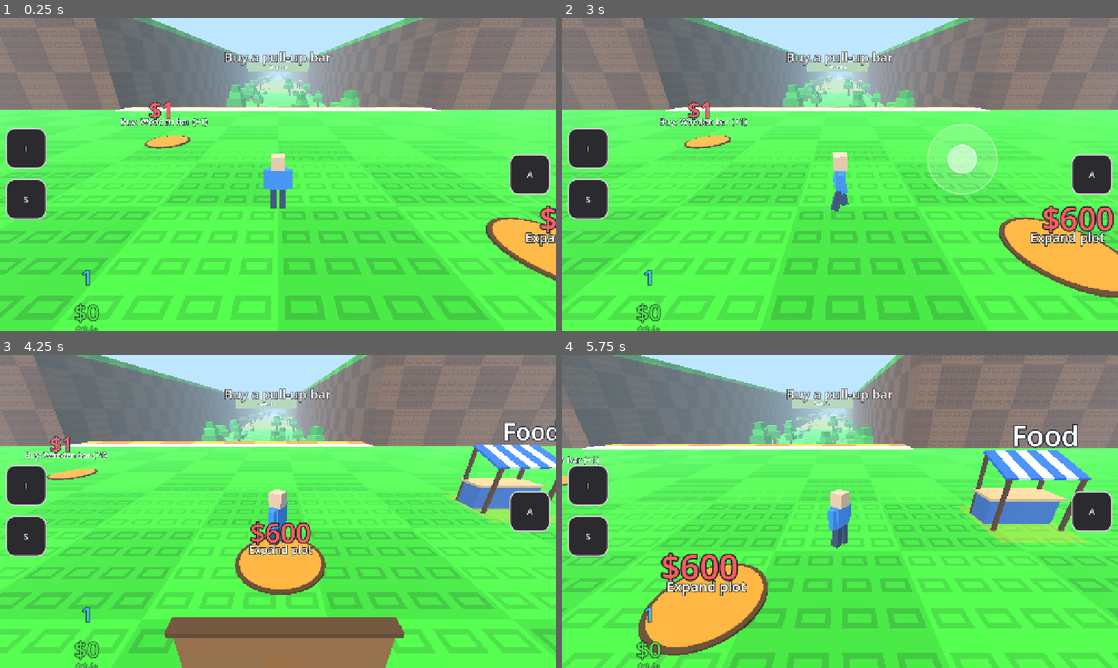
Above: before the commit, frames 1-4 (two rows, left to right).
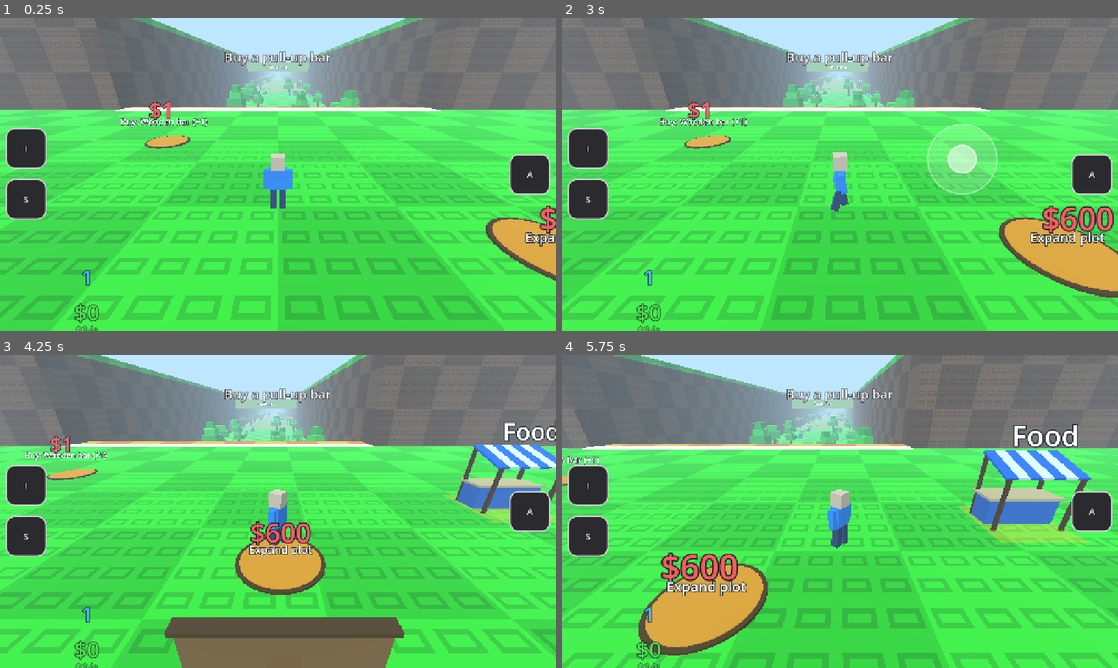
Above: after the commit, the same moments.

Repository: morrowelias9-create/feed-the-animals
Game: Godot game, scene res://scenes/main.tscn
Same seed, same stepped clock (60 frames per second), same inputs: the game is played once before the commit and once after it.
Inputs (mouse positions are in pixels of both pictures, inside the frame that each line leads up to):
- Up to frame 1 (0.25 s): no input
- Up to frame 2 (3 s): click "I" at 0.5 s; click "S" at 1.25 s; click "A" at 2 s; tap Enter at 2.75 s; move the mouse to (962, 158) at 2.77 s; hold D (move_right) from 2.78 s (still down); tap Space (action_main) at 2.85 s; click (962, 158) at 2.92 s
- Up to frame 3 (4.25 s): release D (move_right) at 3.5 s; drag from (166, 527) to (250, 574) at 3.52 s
- Up to frame 4 (5.75 s): move the mouse to (895, 442) at 4.27 s; hold D (move_right) 4.28-5 s; tap Space (action_main) at 4.35 s; drag from (812, 574) to (673, 464) at 5.02 s

The runs differ from the first frame. In frame 1, 1.6% of the frame differs, in the area x 26-100%, y 19-83%; in frame 2, 3.0%; in frame 3, 8.8%, in the area x 8-100%, y 19-100%; in frame 4, 4.8%.

Commit message:
T17: смена вида зон

Diff:
--- a/scenes/main.gd
+++ b/scenes/main.gd
@@ -5,6 +5,7 @@
 var _world: Node3D
 var _player: Player
 var _camera_rig: CameraRig
+var _zone_look: ZoneLook
 var _router: InputRouter
 var _hud: Hud
 var _throw_controller: ThrowController
@@ -59,6 +60,12 @@
 	_player.camera_rig = _camera_rig
 	_camera_rig.set_follow_target(_player)
 	_camera_rig.snap_to_target()
+	# Смена неба, тумана и света по зоне под камерой (T17).
+	_zone_look = ZoneLook.new()
+	_zone_look.name = "ZoneLook"
+	_zone_look.camera_rig = _camera_rig
+	_zone_look.world_builder = _world_builder
+	world.add_child(_zone_look)
 	_build_input()
 
 
--- a/scripts/world/world_builder.gd
+++ b/scripts/world/world_builder.gd
@@ -11,6 +11,8 @@
 var _mats: Dictionary = {}
 var _textures: Dictionary = {}
 var _env: Environment
+var _sun: DirectionalLight3D
+var _looks: Array[Dictionary] = []      # зона -> небо, туман и свет (Color), без разбора строк в кадре
 var _arch_labels: Dictionary = {}       # зона -> Label3D
 var _geo: Node3D
 var scenery: SceneryBuilder             # декор биомов, хранится для тестов и отладки
@@ -36,18 +38,41 @@
 		loc.connect("language_changed", cb)
 
 
-## Небо и туман между зонами: t от 0 (зона from_zone) до 1 (зона to_zone).
+## Небо, туман и цвет света между зонами: t от 0 (зона from_zone) до 1 (зона to_zone).
 func set_look(from_zone: int, to_zone: int, t: float) -> void:
 	if _env == null:
 		return
-	var a: Dictionary = ZoneData.ZONES[clampi(from_zone, 0, ZoneData.count() - 1)]
-	var b: Dictionary = ZoneData.ZONES[clampi(to_zone, 0, ZoneData.count() - 1)]
+	var a: Dictionary = _look_of(from_zone)
+	var b: Dictionary = _look_of(to_zone)
 	var k: float = clampf(t, 0.0, 1.0)
-	var sky: Color = Color.html(String(a["sky"])).lerp(Color.html(String(b["sky"])), k)
-	var fog: Color = Color.html(String(a["fog"])).lerp(Color.html(String(b["fog"])), k)
+	var a_sky: Color = a["sky"]
+	var b_sky: Color = b["sky"]
+	var a_fog: Color = a["fog"]
+	var b_fog: Color = b["fog"]
+	var a_light: Color = a["light"]
+	var b_light: Color = b["light"]
+	var sky: Color = a_sky.lerp(b_sky, k)
+	var fog: Color = a_fog.lerp(b_fog, k)
+	var light: Color = a_light.lerp(b_light, k)
 	_env.background_color = sky
 	_env.fog_light_color = fog
-	_env.ambient_light_color = sky.lerp(Color.WHITE, 0.6)
+	_env.ambient_light_color = light
+	if _sun != null:
+		_sun.light_color = light
+
+
+# Цвета вида зоны: строки "#RRGGBB" разбираются один раз, затем берутся из кэша.
+func _look_of(zone: int) -> Dictionary:
+	var idx: int = clampi(zone, 0, ZoneData.count() - 1)
+	while _looks.size() <= idx:
+		var data: Dictionary = ZoneData.ZONES[_looks.size()]
+		var sky: Color = Color.html(String(data["sky"]))
+		_looks.append({
+			"sky": sky,
+			"fog": Color.html(String(data["fog"])),
+			"light": sky.lerp(Color.WHITE, 0.6),
+		})
+	return _looks[idx]
 
 
 # ---------- Части мира ----------
@@ -79,9 +104,14 @@
 		if i + 1 < ZoneData.count():
 			z1 = WorldLayout.floor_start_z(i + 1)
 		var length: float = absf(z1 - z0)
-		var tint: Color = Color.html(String(ZoneData.ZONES[i]["ground"]))
+		var data: Dictionary = ZoneData.ZONES[i]
+		var tint: Color = Color.html(String(data["ground"]))
+		# Океан (T17): бирюзовая «вода» простым материалом, без клетчатой земли.
+		var mat: Material = _tex_mat("ground", tint)
+		if String(data["id"]) == "ocean":
+			mat = _flat_mat(String(data["ground"]))
 		_plane(parent, Vector2(w, length), Vector3(0.0, -WorldLayout.DROP_H, (z0 + z1) / 2.0),
-			_tex_mat("ground", tint), "Corridor%d" % i)
+			mat, "Corridor%d" % i)
 
 
 func _build_walls(parent: Node3D) -> void:
@@ -217,6 +247,7 @@
 	sun.light_energy = 1.1
 	sun.rotation_degrees = Vector3(-55.0, -30.0, 0.0)
 	parent.add_child(sun)
+	_sun = sun
 
 	_env = Environment.new()
 	_env.background_mode = Environment.BG_COLOR
--- /dev/null
+++ b/scripts/world/zone_look.gd
@@ -0,0 +1,41 @@
+class_name ZoneLook
+extends Node
+## Вид зоны под камерой (шаг T17, справочник R1 «Коридор и биомы»).
+## Пока камера летит за едой или работает в REVEAL, зона берётся по z камеры:
+## небо, туман и цвет света переходят к ней за BLEND_S секунд. На дворе камера выше z = 0,
+## поэтому там всегда зона 0, и возврат камеры сам возвращает вид Леса.
+
+const BLEND_S: float = 0.6
+
+var camera_rig: CameraRig
+var world_builder: WorldBuilder
+
+var _look: float = 0.0          # текущая доля вида: 0.0 это зона 0, 1.5 это середина зон 1-2
+var _from: float = 0.0          # откуда начался текущий переход
+var _target: int = 0
+var _t: float = BLEND_S
+var _total: float = BLEND_S
+
+
+func _process(delta: float) -> void:
+	if camera_rig == null or camera_rig.camera == null or world_builder == null:
+		return
+	# Коридор уходит в -Z, ZoneData считает дальность вперёд, поэтому знак меняется.
+	var zone: int = ZoneData.zone_at(-camera_rig.camera.global_position.z)
+	if zone != _target:
+		_target = zone
+		_from = _look
+		_t = 0.0
+		_total = BLEND_S
+	if _t < _total:
+		_t = minf(_t + delta, _total)
+		var k: float = smoothstep(0.0, 1.0, _t / _total)
+		_look = lerpf(_from, float(_target), k)
+		_apply()
+
+
+# Между соседними зонами передаём долю, на самой зоне — её цвета целиком.
+func _apply() -> void:
+	var from_zone: int = clampi(floori(_look), 0, ZoneData.count() - 1)
+	var to_zone: int = clampi(ceili(_look), 0, ZoneData.count() - 1)
+	world_builder.set_look(from_zone, to_zone, _look - float(from_zone))
--- a/tests/run_tests.gd
+++ b/tests/run_tests.gd
@@ -62,6 +62,8 @@
 	_test_bars()
 	print("== T16: расширение участка")
 	_test_slot_expansion()
+	print("== T17: смена вида зон")
+	_test_zone_look()
 
 	_restore_save(backup)
 	print("")
@@ -753,3 +755,32 @@
 		and _game.total_slots() == WorldLayout.SLOT_COUNT and _game.slots_level() == 6)
 	_check("на максимуме buy_slots возвращает false и не списывает деньги",
 		not _game.buy_slots() and _game.slots_level() == 6)
+
+
+# ---------- T17 ----------
+
+func _test_zone_look() -> void:
+	var world: Node3D = Node3D.new()
+	var wb: WorldBuilder = WorldBuilder.new()
+	wb.build(world)
+	var we: WorldEnvironment = world.get_node_or_null("WorldEnvironment") as WorldEnvironment
+	_check("T17: в мире есть WorldEnvironment с окружением", we != null and we.environment != null)
+	if we != null and we.environment != null:
+		var forest_sky: Color = Color.html(String(ZoneData.ZONES[0]["sky"]))
+		var savanna_sky: Color = Color.html(String(ZoneData.ZONES[1]["sky"]))
+		var ocean_sky: Color = Color.html(String(ZoneData.ZONES[4]["sky"]))
+		wb.set_look(0, 0, 0.0)
+		_check("T17: у Леса своё небо", we.environment.background_color.is_equal_approx(forest_sky))
+		wb.set_look(0, 1, 0.5)
+		_check("T17: небо плавно смешивается между соседними зонами",
+			we.environment.background_color.is_equal_approx(forest_sky.lerp(savanna_sky, 0.5)))
+		wb.set_look(4, 4, 0.0)
+		_check("T17: у Океана своё небо", we.environment.background_color.is_equal_approx(ocean_sky))
+	var ocean_floor: MeshInstance3D = world.get_node_or_null("WorldGeometry/Corridor4") as MeshInstance3D
+	var water: StandardMaterial3D = null
+	if ocean_floor != null:
+		water = ocean_floor.material_override as StandardMaterial3D
+	_check("T17: пол Океана это вода простым материалом без текстуры",
+		water != null and water.albedo_texture == null
+		and water.albedo_color.is_equal_approx(Color.html(String(ZoneData.ZONES[4]["ground"]))))
+	world.free()
Not shown, added: scripts/world/zone_look.gd.uid
Not shown, changed: docs/PROGRESS.md
